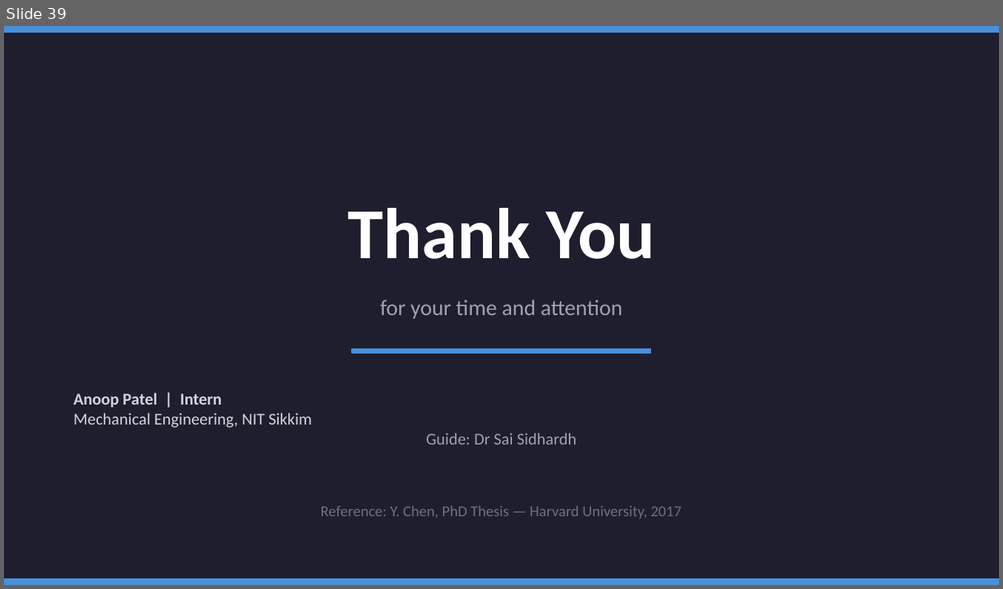
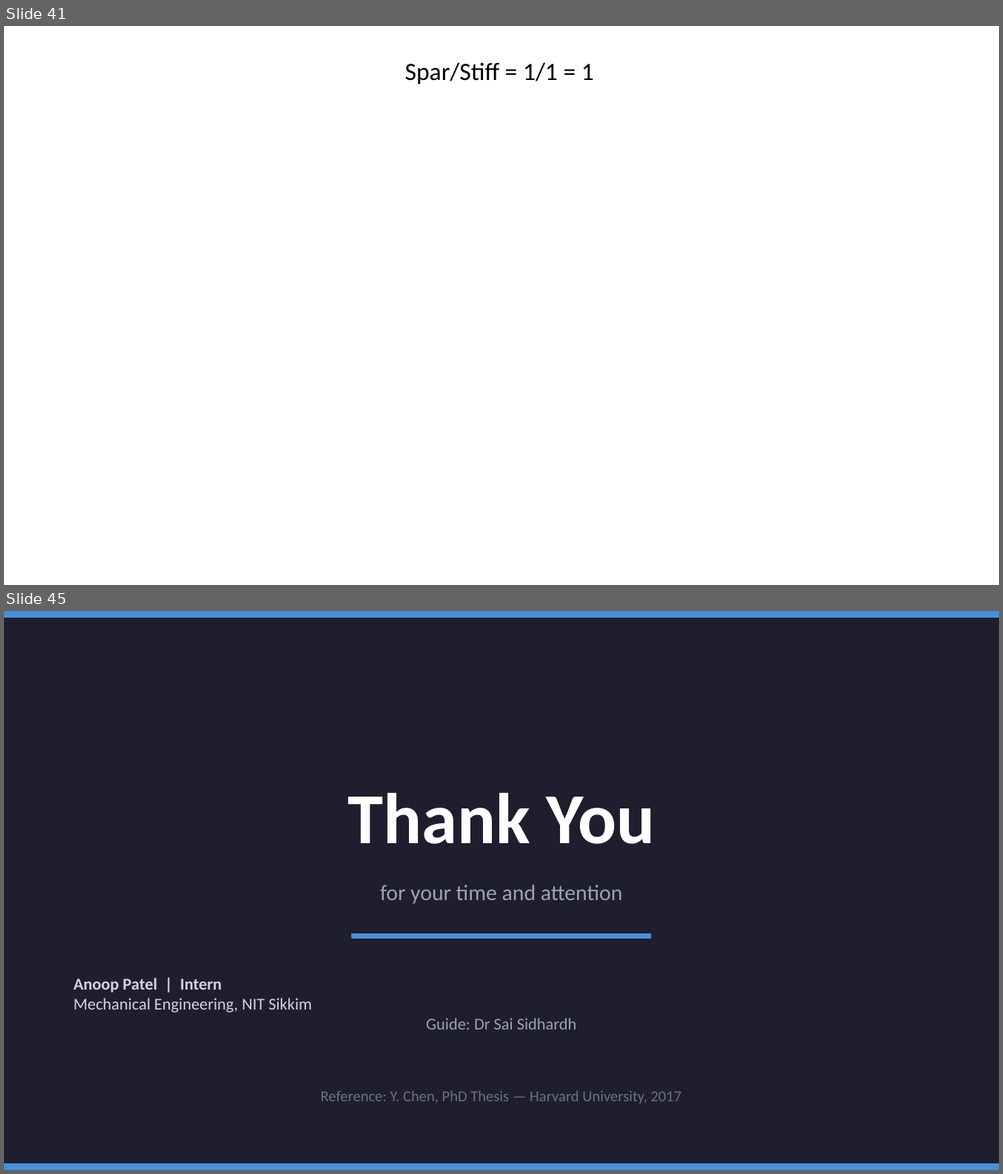
Before and after one commit to AnoopPatel582/Internship_Project-Flapping_Wing_Design, a slide deck: Flapping wing design/Wing_Morphology.pptx. Shown one above the other, each under a label of ours: slide 39 before the commit, slides 41 and 45 after it; the slides between them are not shown. The pictures are 1003x589 and 1003x1174 pixels, drawn with LibreOffice and Linux fonts; fonts in the diff are those of the drawing; background and template pictures are left out. Boxes give left, top, right and bottom in pixels: in the first picture for what was removed or moved away, otherwise in the second. Text is boxed around its words. In the diff, an @@ line names an element or a change of style, - is before the commit and + after.

Commit message:
Plots of descritized study of the type B inclined stiffener.

```diff
--- a/Flapping wing design/Wing_Morphology.pptx
+++ b/Flapping wing design/Wing_Morphology.pptx
@@ slide 41 added at [4, 26, 999, 585], background picture (left out) @@
@@ text added at [405, 62, 594, 84], 18 pt, text #000000 @@
+Spar/Stiff = 1/1 = 1
@@ what was slide 39 is now slide 45 @@
```
Also in this commit, not shown: 5 other slides added, 7 other files.
